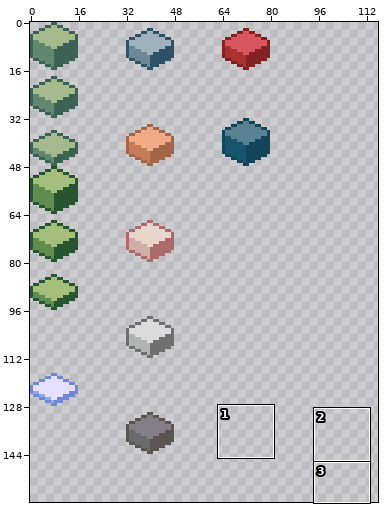
A pixel-art file gets an edit: Assets/Sprites/Test/Test_Floor.aseprite. The first picture is a wide view before the edit; the outline marks the close-up.
Close-up. The starting point:
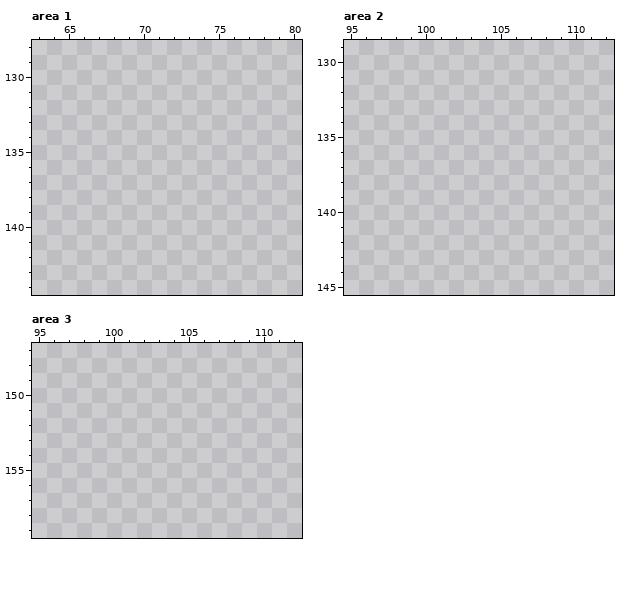
160x160 pixels, 1 frame. Shown: area 1: x 63..80, y 128..144; area 2: x 95..112, y 129..145; area 3: x 95..112, y 147..159. The wide view leaves out empty margins. The commit also changed other parts of the picture, which this record leaves out.
The same view after the edit:
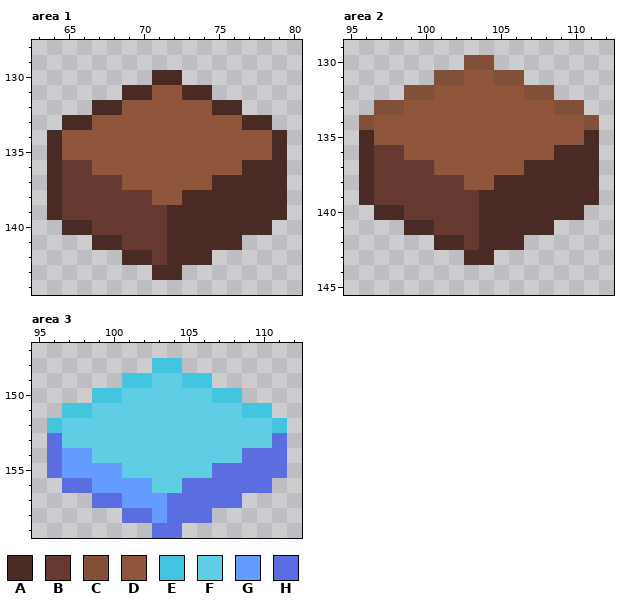
Palette (. is transparent): A #4a2a24  B #663931  C #825039  D #8f563b  E #43c5df  F #5fcde4  G #639bff  H #5b6ee1
The exact change:
Area 1:
There is now colour A in row 130 at x 71 to 72; in row 131 at x 69 to 70 and 73 to 74; in row 132 at x 67 to 68 and 75 to 76; in row 133 at x 65 to 66 and 77 to 78; in rows 134 to 135 at x 64 and 79; in row 136 at x 64 and 77 to 79.
There is now colour A in row 137 at x 64 and 75 to 79; in row 138 at x 64 and 73 to 79; in row 139 at x 64 and 72 to 79; in row 140 at x 65 to 66 and 72 to 78; in row 141 at x 67 to 68 and 72 to 76; in row 142 at x 69 to 70 and 72 to 74.
There is now colour A in row 143 at x 71 to 72.
There is now colour B in row 136 at x 65 to 66; in row 137 at x 65 to 68; in row 138 at x 65 to 70; in row 139 at x 65 to 71; in row 140 at x 67 to 71; in row 141 at x 69 to 71.
There is now colour B in row 142 at x 71.
There is now colour D in row 131 at x 71 to 72; in row 132 at x 69 to 74; in row 133 at x 67 to 76; in rows 134 to 135 at x 65 to 78; in row 136 at x 67 to 76; in row 137 at x 69 to 74.
There is now colour D in row 138 at x 71 to 72.
Area 2:
There is now colour A in row 135 at x 96 and 111; in row 136 at x 96 and 109 to 111; in row 137 at x 96 and 107 to 111; in row 138 at x 96 and 105 to 111; in row 139 at x 96 and 104 to 111; in row 140 at x 97 to 98 and 104 to 110.
There is now colour A in row 141 at x 99 to 100 and 104 to 108; in row 142 at x 101 to 102 and 104 to 106; in row 143 at x 103 to 104.
There is now colour B in row 136 at x 97 to 98; in row 137 at x 97 to 100; in row 138 at x 97 to 102; in row 139 at x 97 to 103; in row 140 at x 99 to 103; in row 141 at x 101 to 103.
There is now colour B in row 142 at x 103.
There is now colour C in row 130 at x 103 to 104; in row 131 at x 101 to 102 and 105 to 106; in row 132 at x 99 to 100 and 107 to 108; in row 133 at x 97 to 98 and 109 to 110; in row 134 at x 96 and 111.
There is now colour D in row 131 at x 103 to 104; in row 132 at x 101 to 106; in row 133 at x 99 to 108; in rows 134 to 135 at x 97 to 110; in row 136 at x 99 to 108; in row 137 at x 101 to 106.
There is now colour D in row 138 at x 103 to 104.
Area 3:
There is now colour E in row 148 at x 103 to 104; in row 149 at x 101 to 102 and 105 to 106; in row 150 at x 99 to 100 and 107 to 108; in row 151 at x 97 to 98 and 109 to 110; in row 152 at x 96 and 111.
There is now colour F in row 149 at x 103 to 104; in row 150 at x 101 to 106; in row 151 at x 99 to 108; in rows 152 to 153 at x 97 to 110; in row 154 at x 99 to 108; in row 155 at x 101 to 106.
There is now colour F in row 156 at x 103 to 104.
There is now colour G in row 154 at x 97 to 98; in row 155 at x 97 to 100; in row 156 at x 99 to 102; in row 157 at x 101 to 103; in row 158 at x 103.
There is now colour H in row 153 at x 96 and 111; in row 154 at x 96 and 109 to 111; in row 155 at x 96 and 107 to 111; in row 156 at x 97 to 98 and 105 to 110; in row 157 at x 99 to 100 and 104 to 108; in row 158 at x 101 to 102 and 104 to 106.
There is now colour H in row 159 at x 103 to 104.
Changed places in both close-ups, as pixel boxes (x1, y1, x2, y2):
added: (47, 70, 287, 280)
added: (359, 55, 599, 265)
added: (47, 358, 287, 538)
